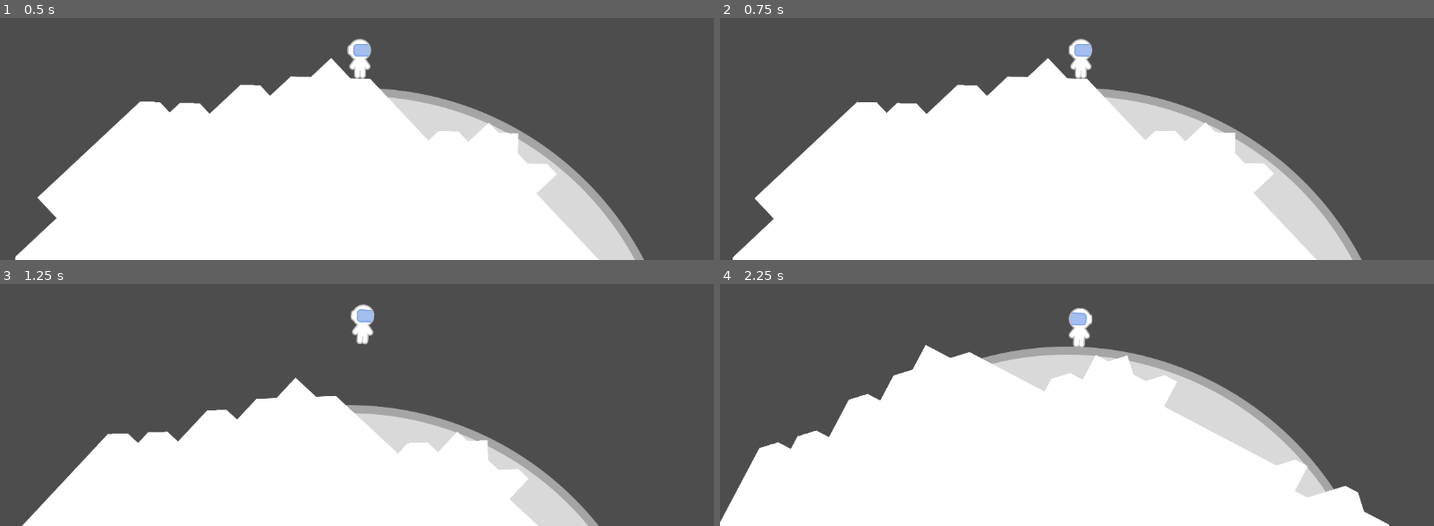
Above: before the commit, frames 1-4 (two rows, left to right).
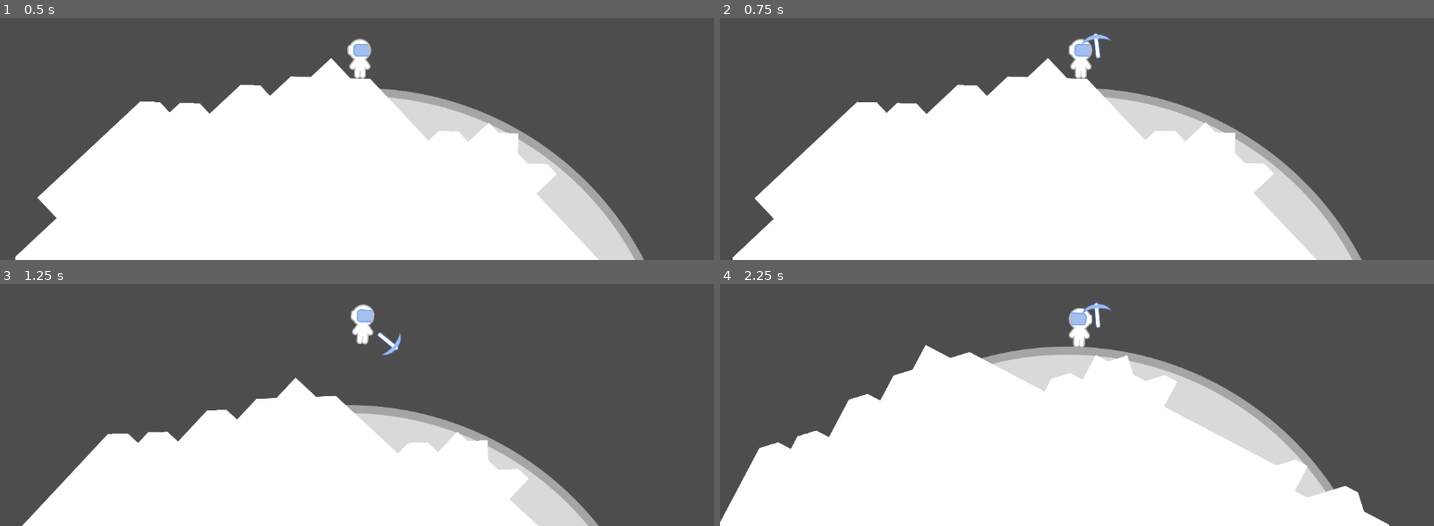
Above: after the commit, the same moments.

Repository: KasaiAi/Astrominer
Game: Godot game, scene res://Scenes/main.tscn
Two runs of this game, one before a commit and one after it. Both use one fixed random seed, a clock stepped at 60 frames per second and the inputs below.
Inputs (mouse positions are in pixels of both pictures, inside the frame that each line leads up to):
- Up to frame 1 (0.5 s): no input
- Up to frame 2 (0.75 s): move the mouse to (1234, 39) at 0.52 s; hold D (right) from 0.53 s (still down); hold Space (pickaxe) from 0.53 s (still down); click (1234, 39) at 0.67 s
- Up to frame 3 (1.25 s): keep holding D (right); keep holding Space (pickaxe); tap W (jump) at 0.77 s
- Up to frame 4 (2.25 s): move the mouse to (934, 344) at 1.27 s; release Space (pickaxe) at 1.28 s; tap Space (pickaxe) at 1.35 s; click (934, 344) at 1.42 s; tap W (jump) at 1.52 s; move the mouse to (outside the picture) at 2.02 s; release D (right) at 2.03 s; hold A (left) from 2.03 s (still down); hold Space (pickaxe) from 2.03 s (still down); click (outside the picture) at 2.17 s

Frame 1 is identical in both runs. In frame 2, 0.1% of the frame differs, in the area x 50-55%, y 6-17%; in frame 3, 0.1%; in frame 4, 0.1%, in the area x 50-55%, y 7-19%.

Commit message:
Atualizado pra godot 4.5; animação da picareta corrigida

Diff:
--- a/Objects/player_rigidbody.tscn
+++ b/Objects/player_rigidbody.tscn
@@ -16,7 +16,7 @@
 tracks/0/type = "value"
 tracks/0/imported = false
 tracks/0/enabled = true
-tracks/0/path = NodePath("Pickaxe:position")
+tracks/0/path = NodePath("PickAxis/Pickaxe:position")
 tracks/0/interp = 1
 tracks/0/loop_wrap = true
 tracks/0/keys = {
@@ -28,7 +28,7 @@
 tracks/1/type = "value"
 tracks/1/imported = false
 tracks/1/enabled = true
-tracks/1/path = NodePath("Pickaxe:rotation")
+tracks/1/path = NodePath("PickAxis/Pickaxe:rotation")
 tracks/1/interp = 1
 tracks/1/loop_wrap = true
 tracks/1/keys = {
@@ -40,7 +40,7 @@
 tracks/2/type = "value"
 tracks/2/imported = false
 tracks/2/enabled = true
-tracks/2/path = NodePath("Pickaxe:visible")
+tracks/2/path = NodePath("PickAxis/Pickaxe:visible")
 tracks/2/interp = 1
 tracks/2/loop_wrap = true
 tracks/2/keys = {
@@ -57,7 +57,7 @@
 tracks/0/type = "value"
 tracks/0/imported = false
 tracks/0/enabled = true
-tracks/0/path = NodePath("Pickaxe:position")
+tracks/0/path = NodePath("PickAxis/Pickaxe:position")
 tracks/0/interp = 1
 tracks/0/loop_wrap = true
 tracks/0/keys = {
@@ -69,7 +69,7 @@
 tracks/1/type = "value"
 tracks/1/imported = false
 tracks/1/enabled = true
-tracks/1/path = NodePath("Pickaxe:rotation")
+tracks/1/path = NodePath("PickAxis/Pickaxe:rotation")
 tracks/1/interp = 1
 tracks/1/loop_wrap = true
 tracks/1/keys = {
@@ -81,7 +81,7 @@
 tracks/2/type = "value"
 tracks/2/imported = false
 tracks/2/enabled = true
-tracks/2/path = NodePath("Pickaxe:visible")
+tracks/2/path = NodePath("PickAxis/Pickaxe:visible")
 tracks/2/interp = 1
 tracks/2/loop_wrap = true
 tracks/2/keys = {
@@ -93,8 +93,8 @@
 
 [sub_resource type="AnimationLibrary" id="AnimationLibrary_qx2q6"]
 _data = {
-"RESET": SubResource("Animation_0m43c"),
-"mining": SubResource("Animation_mdmbf")
+&"RESET": SubResource("Animation_0m43c"),
+&"mining": SubResource("Animation_mdmbf")
 }
 
 [sub_resource type="AnimationNodeBlendSpace2D" id="AnimationNodeBlendSpace2D_jjrrg"]
@@ -126,10 +126,11 @@
 
 [node name="AnimationPlayer" type="AnimationPlayer" parent="."]
 libraries = {
-"": SubResource("AnimationLibrary_qx2q6")
+&"": SubResource("AnimationLibrary_qx2q6")
 }
 
 [node name="AnimationTree" type="AnimationTree" parent="."]
+active = false
 tree_root = SubResource("AnimationNodeBlendSpace2D_jjrrg")
 anim_player = NodePath("../AnimationPlayer")
 parameters/blend_position = Vector2(-0.00233644, 0.016)
@@ -138,6 +139,8 @@
 position = Vector2(63, 0)
 target_position = Vector2(20, 0)
 
-[node name="Pickaxe" type="Sprite2D" parent="."]
+[node name="PickAxis" type="Node2D" parent="."]
+
+[node name="Pickaxe" type="Sprite2D" parent="PickAxis"]
 visible = false
 texture = ExtResource("3_bxey4")
--- a/Scripts/player_rigidbody.gd
+++ b/Scripts/player_rigidbody.gd
@@ -18,7 +18,7 @@
 
 #var max_air_speed := 180.0
 
-func _physics_process(delta):
+func _physics_process(_delta):
 	direction = Input.get_axis("left", "right")
 	planetDirection = global_position.direction_to(currentplanet.global_position)
 
@@ -43,6 +43,9 @@
 	# Vira o personagem em direção ao planeta
 	look_at(currentplanet.global_position)
 
+	if Input.is_action_pressed("pickaxe"):
+		pick_follow()
+
 #func _integrate_forces(state):
 #	planetDirection = global_position.direction_to(currentplanet.global_position)
 #	var v = state.linear_velocity
@@ -59,22 +62,40 @@
 #
 #	state.linear_velocity = v
 
-func _input(_event):
+func _input(event):
 	# Animação L+R
 	if Input.is_action_pressed("left"):
 #		scale.y = -1
-		# Scale DEVERIA inverter o personagem inteiro, permitindo espelhar as animações, mas devido
-		# à rotação aplicada por look_at() (rotações também definem scale), isso não funciona
+		# Scale DEVERIA inverter o personagem inteiro, permitindo espelhar as animações, mas a
+		# orientação é fixa por causa de look_at() (rotação também determina scale)
 		sprite.flip_h = true
 	elif Input.is_action_pressed("right"):
 #		scale.y = 1
 		sprite.flip_h = false
-	print(scale)
+	#print(scale)
 
-	if Input.is_action_pressed("pickaxe"):
+	if Input.is_action_pressed("pickaxe") and event is InputEventMouseButton:
 		animator.play("mining")
 	if Input.is_action_just_released("pickaxe"):
 		animator.play("RESET")
+
+func pick_follow():
+	#$PickAxis.look_at(get_global_mouse_position())
+	#$PickAxis.rotation_degrees += 90
+
+	#var side_check = (int($PickAxis.rotation_degrees)+90)%360
+	#if side_check < 0:
+		#side_check += 360
+	#if side_check >= 0 and side_check < 179:
+		#animator.play("mining right")
+	#elif side_check >= 180 and side_check < 359:
+		#animator.play("mining left")
+
+	var side_check = get_local_mouse_position().y
+	if side_check < 0:
+		$PickAxis.scale.y = 1
+	elif side_check >= 0:
+		$PickAxis.scale.y = -1
 
 # Checa se personagem tá numa superfície
 func _on_floor():
--- a/project.godot
+++ b/project.godot
@@ -1,40 +1,32 @@
-; Engine configuration file.
-; It's best edited using the editor UI and not directly,
-; since the parameters that go here are not all obvious.
-;
-; Format:
-;   [section] ; section goes between []
-;   param=value ; assign values to parameters
-
 config_version=5
 
 [application]
 
 config/name="Astrominer"
 run/main_scene="res://Scenes/main.tscn"
-config/features=PackedStringArray("4.1", "Forward Plus")
+config/features=PackedStringArray("4.5", "Forward Plus")
 config/icon="res://icon.svg"
 
 [input]
 
 left={
 "deadzone": 0.5,
-"events": [Object(InputEventKey,"resource_local_to_scene":fa …(171 unchanged characters)… keycode":65,"key_label":0,"unicode":97,"echo":false,"script":null)
+"events": [Object(InputEventKey,"resource_local_to_scene":fa …(171 unchanged characters)… keycode":65,"key_label":0,"unicode":97,"location":0,"echo":false,"script":null)
 ]
 }
 right={
 "deadzone": 0.5,
-"events": [Object(InputEventKey,"resource_local_to_scene":fa …(172 unchanged characters)… eycode":68,"key_label":0,"unicode":100,"echo":false,"script":null)
+"events": [Object(InputEventKey,"resource_local_to_scene":fa …(172 unchanged characters)… eycode":68,"key_label":0,"unicode":100,"location":0,"echo":false,"script":null)
 ]
 }
 jump={
 "deadzone": 0.5,
-"events": [Object(InputEventKey,"resource_local_to_scene":fa …(172 unchanged characters)… eycode":87,"key_label":0,"unicode":119,"echo":false,"script":null)
+"events": [Object(InputEventKey,"resource_local_to_scene":fa …(172 unchanged characters)… eycode":87,"key_label":0,"unicode":119,"location":0,"echo":false,"script":null)
 ]
 }
 pickaxe={
 "deadzone": 0.5,
-"events": [Object(InputEventKey,"resource_local_to_scene":fa …(171 unchanged characters)… keycode":32,"key_label":0,"unicode":32,"echo":false,"script":null)
+"events": [Object(InputEventKey,"resource_local_to_scene":fa …(171 unchanged characters)… keycode":32,"key_label":0,"unicode":32,"location":0,"echo":false,"script":null)
 , Object(InputEventMouseButton,"resource_local_to_scene":false,"resource_name":"","device":-1,"window_id":0,"alt_presse …(244 unchanged characters)…
 ]
 }
Not shown: 2 places in Objects/player_rigidbody.tscn that only renumber resources
Not shown, added: Scripts/new try.gd.uid
Not shown, added: Scripts/player_characterbody.gd.uid
Not shown, added: Scripts/player_rigidbody.gd.uid
